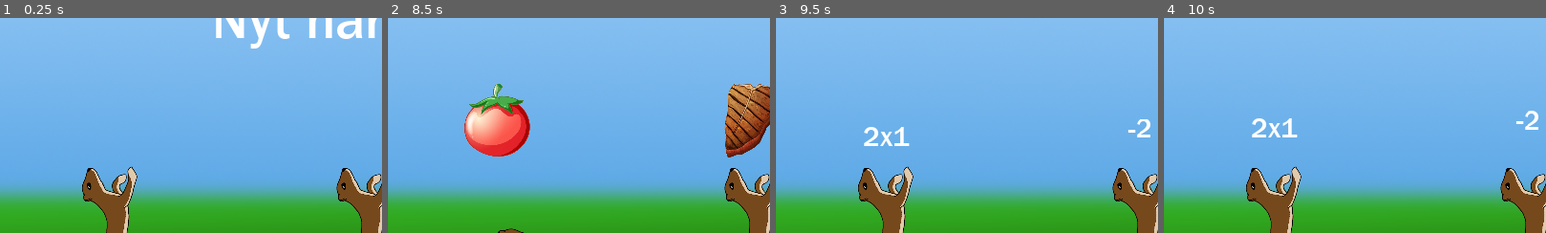
Above: before the commit, frames 1-4 (left to right).
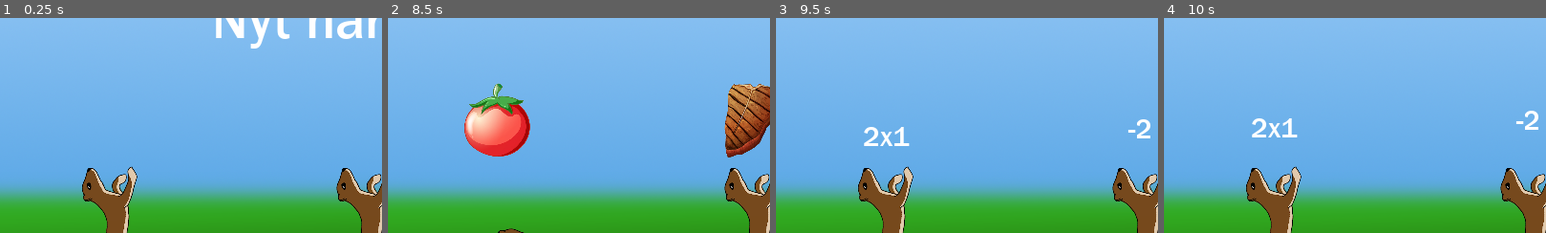
Above: after the commit, the same moments.

Repository: Tuizku/AisticoGamePrototypes
Game: Godot game, scene res://scenes/main.tscn
Two runs of this game, one before a commit and one after it. Both use one fixed random seed, a clock stepped at 60 frames per second and the inputs below.
Inputs:
- Up to frame 1 (0.25 s): no input
- Up to frame 2 (8.5 s): tap Enter at 0.5, 2, 3.5 s; hold Space 0.53-1.28 s; hold Right (ui_right) 0.53-2.03 s; tap Space at 1.35, 1.52, 1.82, 2.85, 3.02, 3.32, 4.35, 4.52, 4.82, 5.85, 6.02, 6.32, 7.35, 7.52, 7.82 s; hold Space 2.03-2.78 s; hold Left (ui_left) 2.03-3.53 s; hold Down (ui_down) 3.53-4.28 s; hold Space 3.53-4.28 s; hold Right (ui_right) 4.28-8.03 s; hold Space 5.03-5.78 s; hold Space 6.53-7.28 s; hold Down (ui_down) from 8.03 s (still down); hold Space from 8.03 s (still down)
- Up to frame 3 (9.5 s): release Down (ui_down) at 8.78 s; release Space at 8.78 s; hold Left (ui_left) from 8.78 s (still down); tap Space at 8.85, 9.02, 9.32 s
- Up to frame 4 (10 s): release Left (ui_left) at 9.53 s; hold Right (ui_right) from 9.53 s (still down); hold Space from 9.53 s (still down)
The pictures show only the part of the screen within x 2-52%, y 50-100%; the shares and areas given below are measured in that part.

Frames 1-2 are identical in both runs. In frame 3, 0.1% of the frame differs, in the area x 94-98%, y 47-56%; in frame 4, less than 0.1%.

Commit message:
Pelin core valmis. Oikeat vastaukset puuttuu

Diff:
--- a/Putoavat esineet/scenes/main.tscn
+++ b/Putoavat esineet/scenes/main.tscn
@@ -1,14 +1,20 @@
-[gd_scene load_steps=8 format=2]
+[gd_scene load_steps=11 format=2]
 
 [ext_resource path="res://scenes/player.tscn" type="PackedScene" id=1]
 [ext_resource path="res://sprites/background 2.png" type="Texture" id=2]
 [ext_resource path="res://scripts/game_controller.gd" type="Script" id=3]
+[ext_resource path="res://fonts/font.tres" type="DynamicFont" id=4]
 [ext_resource path="res://fonts/big_font.tres" type="DynamicFont" id=5]
 [ext_resource path="res://scripts/take_whole_screen.gd" type="Script" id=6]
 [ext_resource path="res://scenes/ui_box.tscn" type="PackedScene" id=7]
+[ext_resource path="res://fonts/framd.ttf" type="DynamicFontData" id=8]
 
 [sub_resource type="RectangleShape2D" id=1]
 extents = Vector2( 29.9625, 17.7907 )
+
+[sub_resource type="DynamicFont" id=2]
+size = 36
+font_data = ExtResource( 8 )
 
 [node name="GameController" type="Node2D"]
 script = ExtResource( 3 )
@@ -44,31 +50,65 @@
 margin_bottom = 1080.0
 script = ExtResource( 6 )
 
-[node name="HBoxContainer" type="HBoxContainer" parent="UI"]
+[node name="Game" type="Control" parent="UI"]
+anchor_right = 1.0
+anchor_bottom = 1.0
+
+[node name="HBoxContainer" type="HBoxContainer" parent="UI/Game"]
 anchor_left = 0.275
 anchor_top = 0.02
 anchor_right = 0.725
 anchor_bottom = 0.12
+margin_bottom = 20.0
 custom_constants/separation = 300
 alignment = 1
 __meta__ = {
 "_editor_description_": ""
 }
 
-[node name="MultiplierBox" parent="UI/HBoxContainer" instance=ExtResource( 7 )]
+[node name="MultiplierBox" parent="UI/Game/HBoxContainer" instance=ExtResource( 7 )]
 self_modulate = Color( 0.0313726, 1, 0, 1 )
 margin_left = 26.0
 margin_right = 282.0
 
-[node name="PointsBox" parent="UI/HBoxContainer" instance=ExtResource( 7 )]
+[node name="PointsBox" parent="UI/Game/HBoxContainer" instance=ExtResource( 7 )]
 self_modulate = Color( 0.0313726, 1, 0, 1 )
 margin_left = 582.0
 margin_right = 838.0
 
-[node name="CenterText" type="Label" parent="UI"]
+[node name="CenterText" type="Label" parent="UI/Game"]
 anchor_top = 0.4
 anchor_right = 1.0
 anchor_bottom = 0.6
 custom_fonts/font = ExtResource( 5 )
 align = 1
 valign = 1
+
+[node name="Answers" type="Control" parent="UI"]
+visible = false
+anchor_right = 1.0
+anchor_bottom = 1.0
+
+[node name="Background" type="ColorRect" parent="UI/Answers"]
+anchor_right = 1.0
+anchor_bottom = 1.0
+color = Color( 0, 0, 0, 0.588235 )
+
+[node name="Title" type="Label" parent="UI/Answers"]
+anchor_left = 0.05
+anchor_top = 0.1
+anchor_right = 0.35
+anchor_bottom = 0.18
+custom_fonts/font = ExtResource( 4 )
+text = "Oikeat vastaukset"
+align = 1
+
+[node name="ContinueText" type="Label" parent="UI/Answers"]
+anchor_left = 0.05
+anchor_top = 0.6
+anchor_right = 0.35
+anchor_bottom = 0.68
+custom_fonts/font = SubResource( 2 )
+text = "Jatka painamalla välilyöntiä"
+align = 1
+valign = 1
--- a/Putoavat esineet/scripts/game_controller.gd
+++ b/Putoavat esineet/scripts/game_controller.gd
@@ -1,20 +1,28 @@
 extends Node2D
 
 # Loaded stuff
-onready var pointsText : Label = get_node("UI/HBoxContainer/PointsBox/Label")
-onready var comboText : Label = get_node("UI/HBoxContainer/MultiplierBox/Label")
-onready var centerText : Label = get_node("UI/CenterText")
+var itemRows
 var floatingLabelScene = load("res://scenes/floating_label.tscn")
 var itemScene = load("res://scenes/item.tscn")
-var itemRows
+onready var ui = {
+	"game": {
+		"control": get_node("UI/Game"),
+		"points": get_node("UI/Game/HBoxContainer/PointsBox/Label"),
+		"multiplier": get_node("UI/Game/HBoxContainer/MultiplierBox/Label"),
+		"center": get_node("UI/Game/CenterText")
+	},
+	"answers": {
+		"control": get_node("UI/Answers")
+	}
+}
 
 # Exports
 export var LevelAmount : int = 3
 export var SelectRowsAmount : int = 3
 export var FastModeSettings = {
-	"startSpeed": 250,
+	"startSpeed": 275,
 	"startSpawnTime": 4,
-	"valueFlickeringPercentage": 0.2,
+	"spawnTimeFlickeringPercentage": 1,
 	"speedIncByTime": 10,
 	"spawnTimeDecByTime": 0.15,
 	"speedIncByMultiplier": 30,
@@ -58,7 +66,7 @@
 	if amount > 0: score += amount * multiplier
 	else: score += amount
 	if score < 0: score = 0
-	pointsText.text = str(score)
+	ui["game"]["points"].text = str(score)
 
 	# Floating Label Effect
 	var screen = get_viewport_rect().size
@@ -72,12 +80,12 @@
 	combo += 1
 	multiplier = 1 + combo / 5
 	if multiplier > 5: multiplier = 5
-	comboText.text = "x" + str(multiplier)
+	ui["game"]["multiplier"].text = "x" + str(multiplier)
 
 func lose_combo():
 	combo = 0
 	multiplier = 1
-	comboText.text = "x1"
+	ui["game"]["multiplier"].text = "x1"
 
 var callsByRow = 0
 var correctCallItems = 0
@@ -118,6 +126,11 @@
 
 	time = 0
 
+func change_ui_section(section_name):
+	for key in ui.keys():
+		if key == section_name: ui[key]["control"].show()
+		else: ui[key]["control"].hide()
+
 #---------------------------Controlling-Functions-------------------------------#
 
 func _ready():
@@ -129,9 +142,10 @@
 		var text = file.get_as_text()
 		itemRows = parse_json(text)
 
-	# Setup texts
-	pointsText.text = "0"
-	comboText.text = "x1"
+	# Setup
+	ui["game"]["points"].text = "0"
+	ui["game"]["multiplier"].text = "x1"
+	change_ui_section("game")
 
 
 func _process(delta):
@@ -154,7 +168,7 @@
 		control_state("next", 0)
 	if STATE == 1: show_text("Nyt harkiten!")
 	elif STATE == 2: learn_item_spawning()
-	elif STATE == 3: show_text("answers should be here...")
+	elif STATE == 3: showing_answers()
 	elif STATE == 4: show_text("Nyt tarkkana!")
 	elif STATE == 5: fast_item_spawning(10)
 	elif STATE == 6: show_text("Hyvä hyvä!")
@@ -162,10 +176,18 @@
 
 
 func show_text(text):
-	if centerText.text != text: centerText.text = text
+	if ui["game"]["center"].text != text: ui["game"]["center"].text = text
 	if time > 4:
-		centerText.text = ""
+		ui["game"]["center"].text = ""
 		control_state("next", 0)
+
+
+func showing_answers():
+	if ui["answers"]["control"].visible == false: change_ui_section("answers")
+
+	if Input.is_key_pressed(KEY_SPACE):
+		change_ui_section("game")
+		control_state("next", 2)
 
 
 func learn_item_spawning():
@@ -204,11 +226,11 @@
 			return
 
 		# Update speed and spawnTime
-		var flickering = FastModeSettings["valueFlickeringPercentage"]
+		var flickering = FastModeSettings["spawnTimeFlickeringPercentage"]
 		fastModeSpeed = FastModeSettings["startSpeed"] # SPEED:
 		fastModeSpeed += FastModeSettings["speedIncByTime"] * rowsGenerated
 		fastModeSpeed += FastModeSettings["speedIncByMultiplier"] * (multiplier - 1)
-		fastModeSpeed += fastModeSpeed * rand_range(flickering * -0.5, flickering * 0.5)
+		#fastModeSpeed += fastModeSpeed * rand_range(flickering * -0.5, flickering * 0.5)
 		fastModeSpawnTime = FastModeSettings["startSpawnTime"] # SPAWNTIME:
 		fastModeSpawnTime -= FastModeSettings["spawnTimeDecByTime"] * rowsGenerated
 		fastModeSpawnTime -= FastModeSettings["spawnTimeDecByMultiplier"] * (multiplier - 1)
